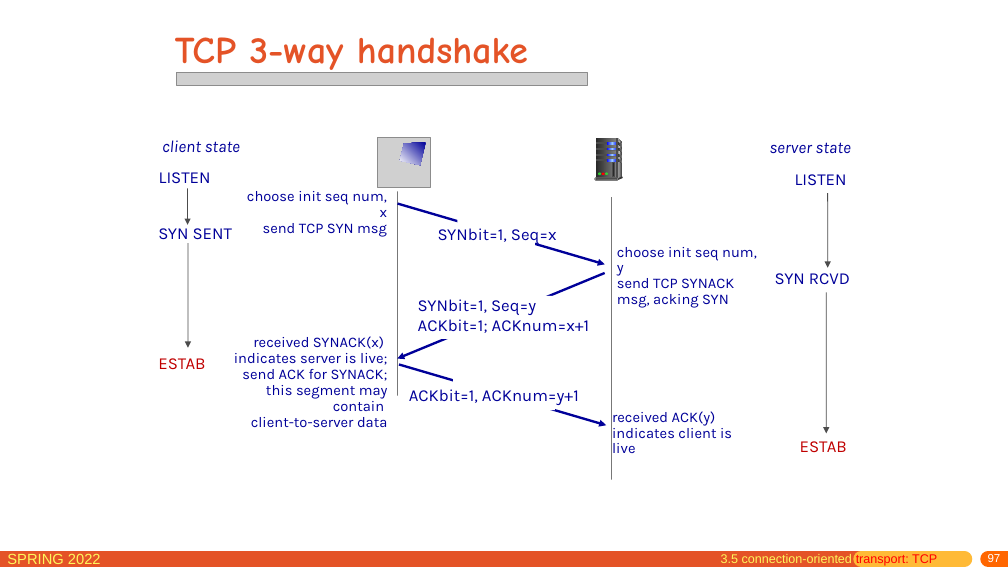
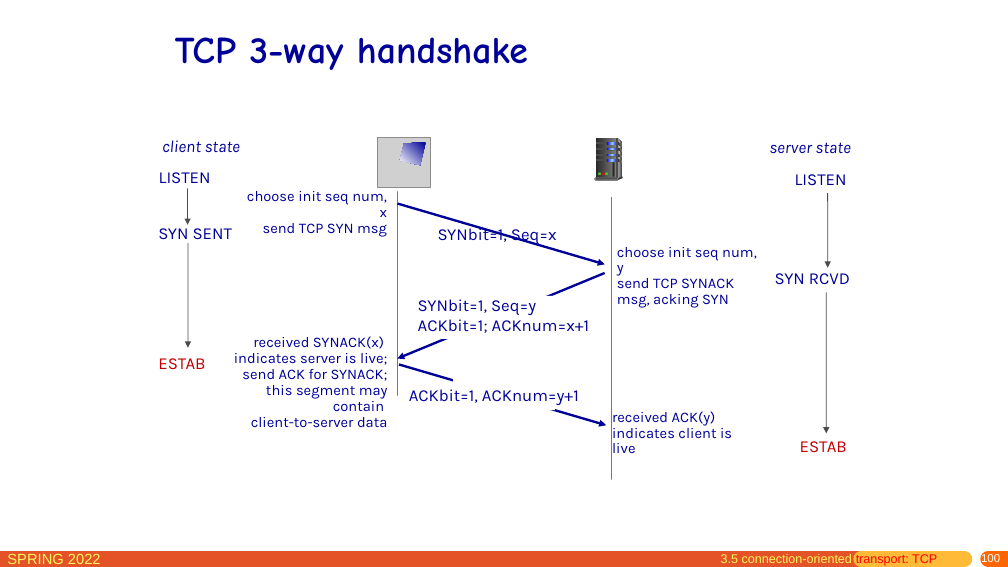
Before and after one commit to network-whu/slides, a slide deck: slide 100 of pptx/chapter3.pptx (slide 97 before the commit). Drawn at 1008x567 pixels with LibreOffice and Linux fonts; fonts in the diff are those of the drawing; grey boxes stand for pictures. Boxes give left, top, right and bottom in pixels: in the first picture for what was removed or moved away, otherwise in the second. Text is boxed around its words. In the diff, an @@ line names an element or a change of style, - is before the commit and + after.

```diff
--- a/pptx/chapter3.pptx
+++ b/pptx/chapter3.pptx
@@ title "TCP 3-way handshake" at bbox=[175, 37, 528, 70]: text colour #E45327 to #000099 @@
@@ picture removed at bbox=[176, 73, 587, 85] @@
@@ rectangle removed at bbox=[457, 212, 535, 247] @@
@@ page number at bbox=[981, 553, 1000, 565]: text changed @@
-97
+100
```
Also in this commit, not shown: 60 other slides changed, 9 slides added, 1 slide removed.
